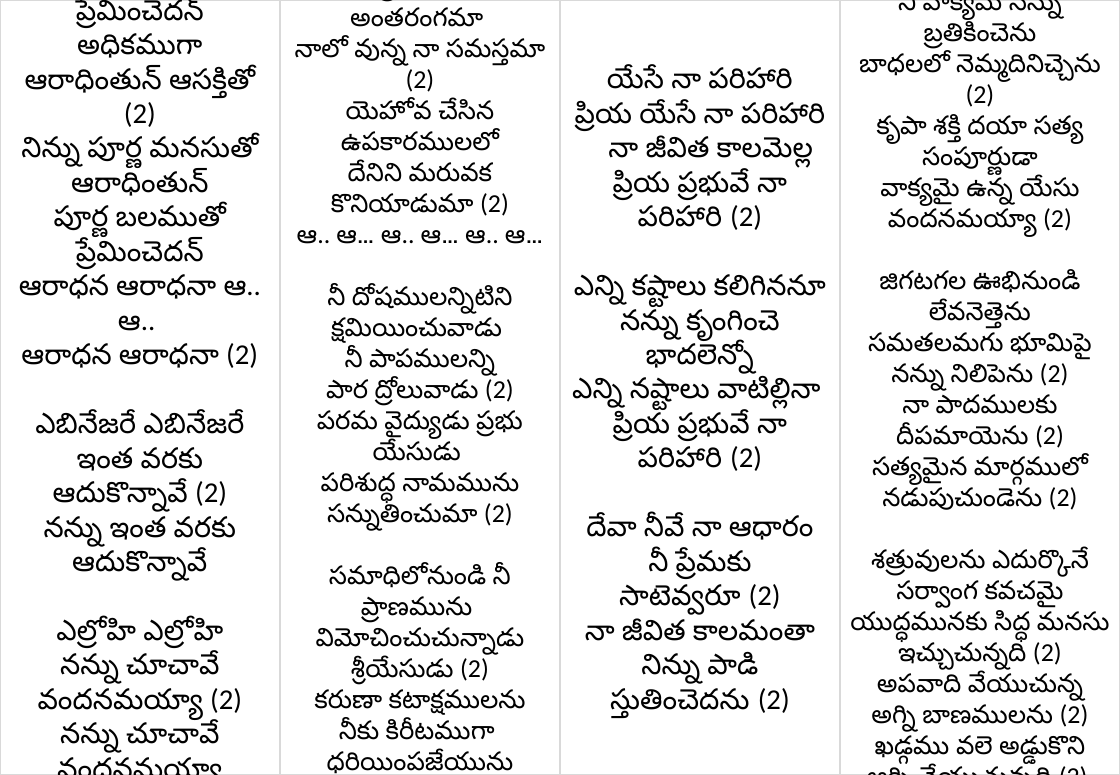
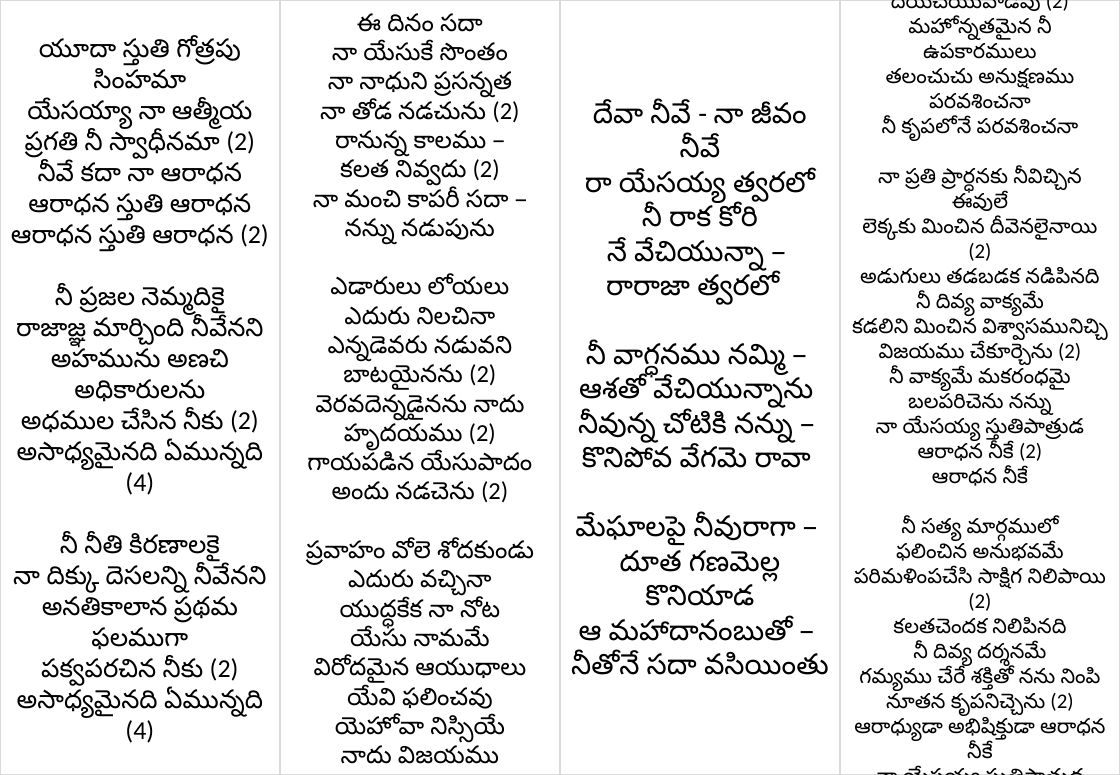
Before and after one commit to venu-webdev/songsDb, a slide deck: slide 1 of xerox.pptx. Drawn at 1120x775 pixels with LibreOffice and Linux fonts; fonts in the diff are those of the drawing. Boxes give left, top, right and bottom in pixels: in the first picture for what was removed or moved away, otherwise in the second. Text is boxed around its words. In the diff, an @@ line names an element or a change of style, - is before the commit and + after.

```diff
--- a/xerox.pptx
+++ b/xerox.pptx
@@ text in rectangle at box(306, 13, 534, 764): text changed; size 18 to 17 pt @@
-నా ప్రాణమా నా అంతరంగమా
-నాలో వున్న నా సమస్తమా (2)
-యెహోవ చేసిన ఉపకారములలో
-దేనిని మరువక
-కొనియాడుమా (2)
-ఆ.. ఆ… ఆ.. ఆ… ఆ.. ఆ…
-నీ దోషములన్నిటిని క్షమియించువాడు
-నీ పాపములన్ని
-పార ద్రోలువాడు (2)
-పరమ వైద్యుడు ప్రభు యేసుడు
-పరిశుద్ధ నామమును సన్నుతించుమా (2)
-సమాధిలోనుండి నీ ప్రాణమును
-విమోచించుచున్నాడు శ్రీయేసుడు (2)
-కరుణా కటాక్షములను
-నీకు కిరీటముగా
-ధరియింపజేయును
-ప్రభు యేసుడు (2)
+ఈ దినం సదా
+నా యేసుకే సొంతం
+నా నాధుని ప్రసన్నత
+నా తోడ నడచును (2)
+రానున్న కాలము –
+కలత నివ్వదు (2)
+నా మంచి కాపరీ సదా –
+నన్ను నడుపును
+ఎడారులు లోయలు
+ఎదురు నిలచినా
+ఎన్నడెవరు నడువని
+బాటయైనను (2)
+వెరవదెన్నడైనను నాదు హృదయము (2)
+గాయపడిన యేసుపాదం
+అందు నడచెను (2)
+ప్రవాహం వోలె శోదకుండు
+ఎదురు వచ్చినా
+యుద్ధకేక నా నోట
+యేసు నామమే
+విరోదమైన ఆయుధాలు
+యేవి ఫలించవు
+యెహోవా నిస్సియే
+నాదు విజయము
@@ text in rectangle at box(852, 0, 1108, 759): text changed; size 18 to 14.5 pt @@
-నీ వాక్యమే నన్ను బ్రతికించెను
-బాధలలో నెమ్మదినిచ్చెను (2)
-కృపా శక్తి దయా సత్య సంపూర్ణుడా
-వాక్యమై ఉన్న యేసు వందనమయ్యా (2)
-జిగటగల ఊభినుండి లేవనెత్తెను
-సమతలమగు భూమిపై
-నన్ను నిలిపెను (2)
-నా పాదములకు
-దీపమాయెను (2)
-సత్యమైన మార్గములో నడుపుచుండెను (2)
-శత్రువులను ఎదుర్కొనే
-సర్వాంగ కవచమై
-యుద్ధమునకు సిద్ధ మనసు ఇచ్చుచున్నది (2)
-అపవాది వేయుచున్న
-అగ్ని బాణములను (2)
-ఖడ్గము వలె అడ్డుకొని
-ఆర్పి వేయుచున్నది (2)
+కృపా క్షేమము నీ శాశ్వత జీవము
+నా జీవిత కాలమంతయు నీవు దయచేయువాడవు (2)
+మహోన్నతమైన నీ ఉపకారములు
+తలంచుచు అనుక్షణము పరవశించనా
+నీ కృపలోనే పరవశించనా
+నా ప్రతి ప్రార్ధనకు నీవిచ్చిన ఈవులే
+లెక్కకు మించిన దీవెనలైనాయి (2)
+అడుగులు తడబడక నడిపినది
+నీ దివ్య వాక్యమే
+కడలిని మించిన విశ్వాసమునిచ్చి విజయము చేకూర్చెను (2)
+నీ వాక్యమే మకరంధమై
+బలపరిచెను నన్ను
+నా యేసయ్య స్తుతిపాత్రుడ
+ఆరాధన నీకే (2)
+ఆరాధన నీకే
+నీ సత్య మార్గములో
+ఫలించిన అనుభవమే
+పరిమళింపచేసి సాక్షిగ నిలిపాయి (2)
+కలతచెందక నిలిపినది
+నీ దివ్య దర్శనమే
+గమ్యము చేరే శక్తితో నను నింపి
+నూతన కృపనిచ్చెను (2)
+ఆరాధ్యుడా అభిషిక్తుడా ఆరాధన నీకే
+నా యేసయ్య స్తుతిపాత్రుడ
+ఆరాధన నీకే (2)
+ఆరాధన నీకే
@@ text in rectangle at box(11, 38, 269, 743): text changed; size 20 to 18 pt @@
-ప్రేమించెదన్ అధికముగా
-ఆరాధింతున్ ఆసక్తితో (2)
-నిన్ను పూర్ణ మనసుతో ఆరాధింతున్
-పూర్ణ బలముతో ప్రేమించెదన్
-ఆరాధన ఆరాధనా ఆ.. ఆ..
-ఆరాధన ఆరాధనా (2)
-ఎబినేజరే ఎబినేజరే
-ఇంత వరకు
-ఆదుకొన్నావే (2)
-నన్ను ఇంత వరకు ఆదుకొన్నావే
-ఎల్రోహి ఎల్రోహి
-నన్ను చూచావే వందనమయ్యా (2)
-నన్ను చూచావే వందనమయ్యా
+యూదా స్తుతి గోత్రపు సింహమా
+యేసయ్యా నా ఆత్మీయ ప్రగతి నీ స్వాధీనమా (2)
+నీవే కదా నా ఆరాధన
+ఆరాధన స్తుతి ఆరాధన
+ఆరాధన స్తుతి ఆరాధన (2)
+నీ ప్రజల నెమ్మదికై
+రాజాజ్ఞ మార్చింది నీవేనని
+అహమును అణచి అధికారులను
+అధముల చేసిన నీకు (2)
+అసాధ్యమైనది ఏమున్నది (4)
+నీ నీతి కిరణాలకై
+నా దిక్కు దెసలన్ని నీవేనని
+అనతికాలాన ప్రథమ ఫలముగా
+పక్వపరచిన నీకు (2)
+అసాధ్యమైనది ఏమున్నది (4)
@@ text in rectangle at box(571, 101, 829, 675): text changed @@
-యేసే నా పరిహారి
-ప్రియ యేసే నా పరిహారి
-నా జీవిత కాలమెల్ల
-ప్రియ ప్రభువే నా పరిహారి (2)
-ఎన్ని కష్టాలు కలిగిననూ
-నన్ను కృంగించె భాదలెన్నో
-ఎన్ని నష్టాలు వాటిల్లినా
-ప్రియ ప్రభువే నా పరిహారి (2)
-దేవా నీవే నా ఆధారం
-నీ ప్రేమకు సాటెవ్వరూ (2)
-నా జీవిత కాలమంతా
-నిన్ను పాడి స్తుతించెదను (2)
+దేవా నీవే - నా జీవం నీవే
+రా యేసయ్య త్వరలో
+నీ రాక కోరి
+నే వేచియున్నా –
+రారాజా త్వరలో
+నీ వాగ్ధనము నమ్మి –
+ఆశతో వేచియున్నాను
+నీవున్న చోటికి నన్ను –
+కొనిపోవ వేగమె రావా
+మేఘాలపై నీవురాగా –
+దూత గణమెల్ల కొనియాడ
+ఆ మహాదానంబుతో –
+నీతోనే సదా వసియింతు
```
Also in this commit, not shown: 3 other files.
